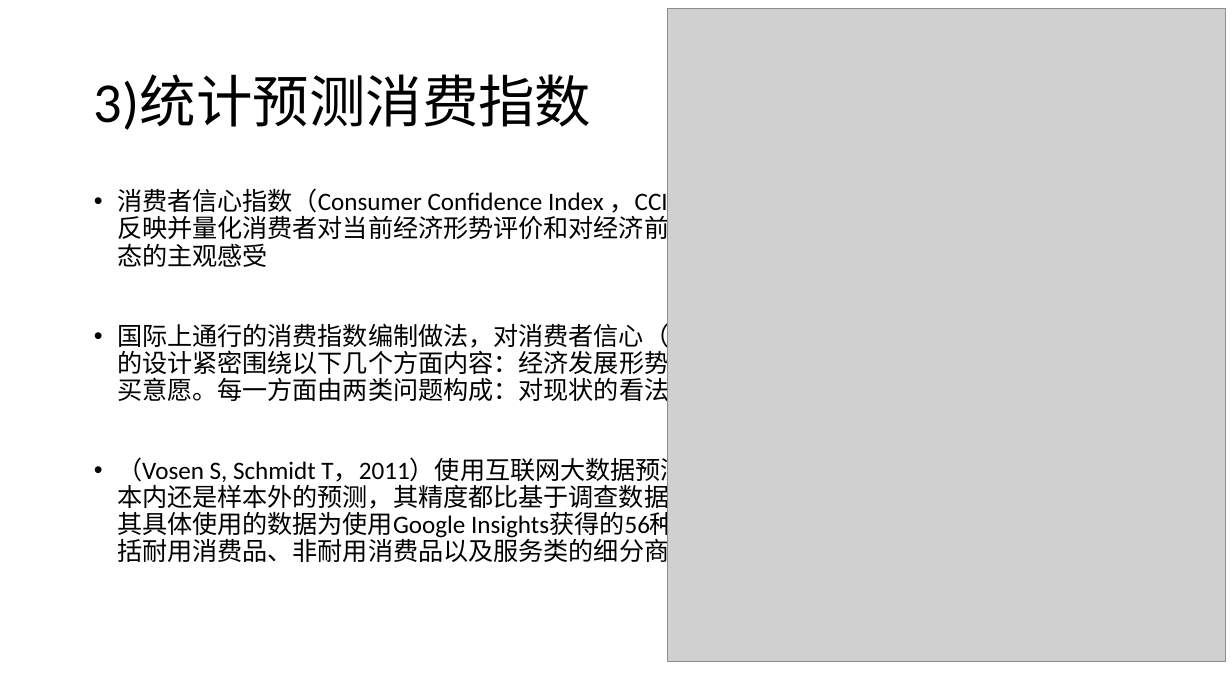
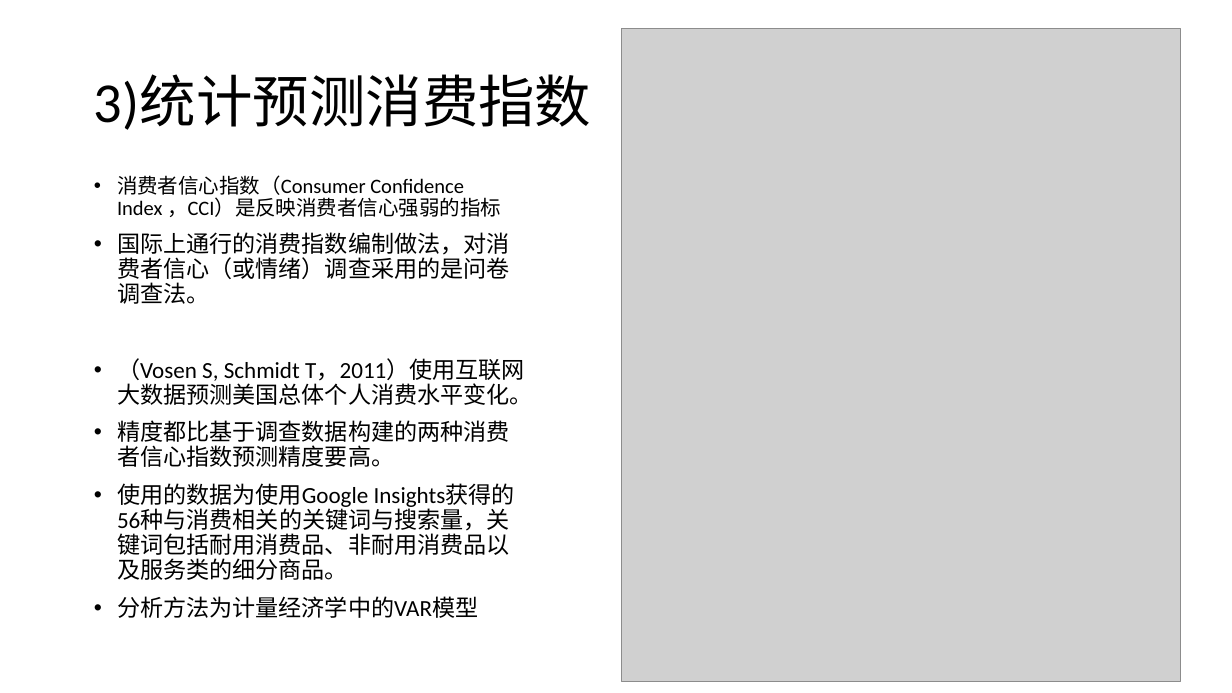
Before and after one commit to bwriteLeaf/writing, a slide deck: slide 8 of 报告写作/宏观经济部分.pptx. Drawn at 1232x693 pixels with LibreOffice and Linux fonts; fonts in the diff are those of the drawing; grey boxes stand for pictures. Boxes give left, top, right and bottom in pixels: in the first picture for what was removed or moved away, otherwise in the second. Text is boxed around its words. In the diff, an @@ line names an element or a change of style, - is before the commit and + after.

```diff
--- a/报告写作/宏观经济部分.pptx
+++ b/报告写作/宏观经济部分.pptx
@@ picture: place and size @@
-picture at [667,8,1226,662]
+picture at [622,29,1180,682]
@@ text at [117,175,533,618]: text changed; size 19.6 to 18 pt @@
-• 消费者信心指数（Consumer Confidence Index ，CCI）是反映消费者信心强弱的指标，是综合反映并量化消费者对当前经济形势评价和对经济前景、收入水平、收入预期以及消费心理状态的主观感受
-• 国际上通行的消费指数编制做法，对消费者信心（或情绪）调查采用的是问卷调查法。问卷的设计紧密围绕以下几个方面内容：经济发展形势、家庭收入和就业、物价水平、消费或购买意愿。每一方面由两类问题构成：对现状的看法和对未来的预期。
-• （Vosen S, Schmidt T，2011）使用互联网大数据预测美国总体个人消费水平变化,无论使用样本内还是样本外的预测，其精度都比基于调查数据构建的两种消费者信心指数预测精度要高。其具体使用的数据为使用Google Insights获得的56种与消费相关的关键词与搜索量，关键词包括耐用消费品、非耐用消费品以及服务类的细分商品。分析方法为计量经济学中的VAR模型
+• 消费者信心指数（Consumer Confidence Index ，CCI）是反映消费者信心强弱的指标
+• 国际上通行的消费指数编制做法，对消费者信心（或情绪）调查采用的是问卷调查法。
+• （Vosen S, Schmidt T，2011）使用互联网大数据预测美国总体个人消费水平变化。
+• 精度都比基于调查数据构建的两种消费者信心指数预测精度要高。
+• 使用的数据为使用Google Insights获得的56种与消费相关的关键词与搜索量，关键词包括耐用消费品、非耐用消费品以及服务类的细分商品。
+• 分析方法为计量经济学中的VAR模型
```
Also in this commit, not shown: 8 other slides changed, 7 other files.
